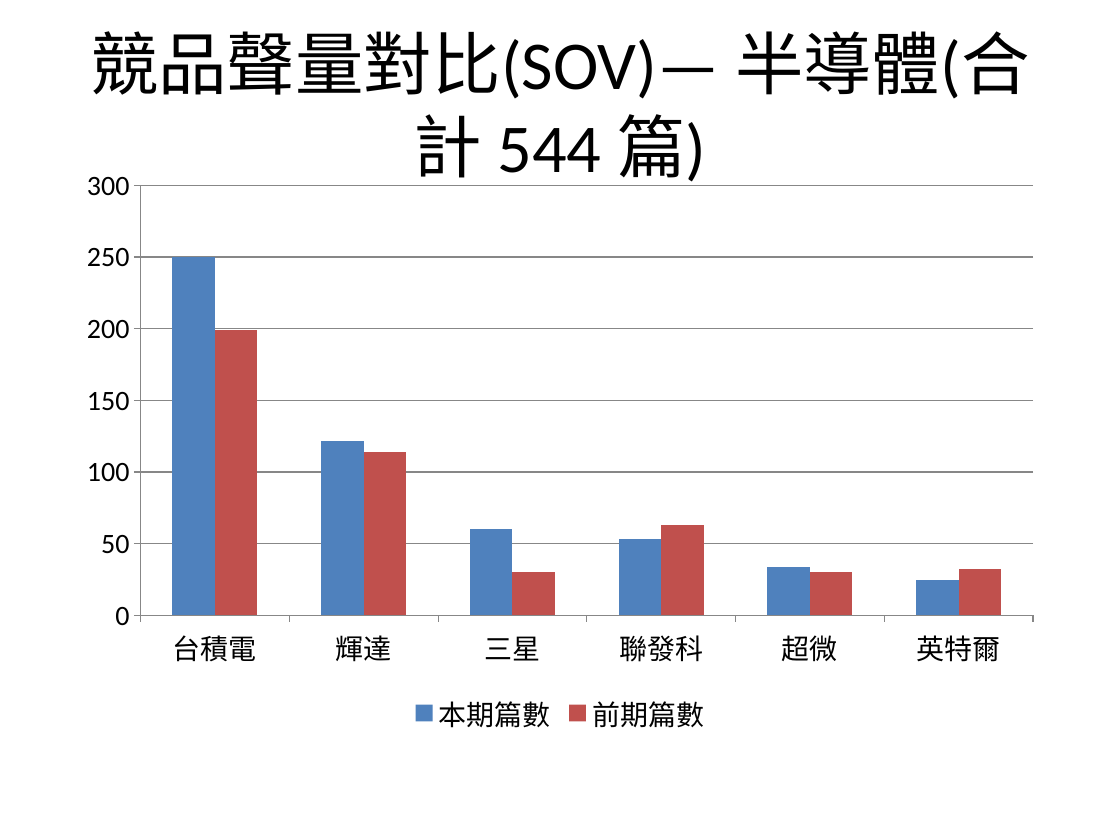
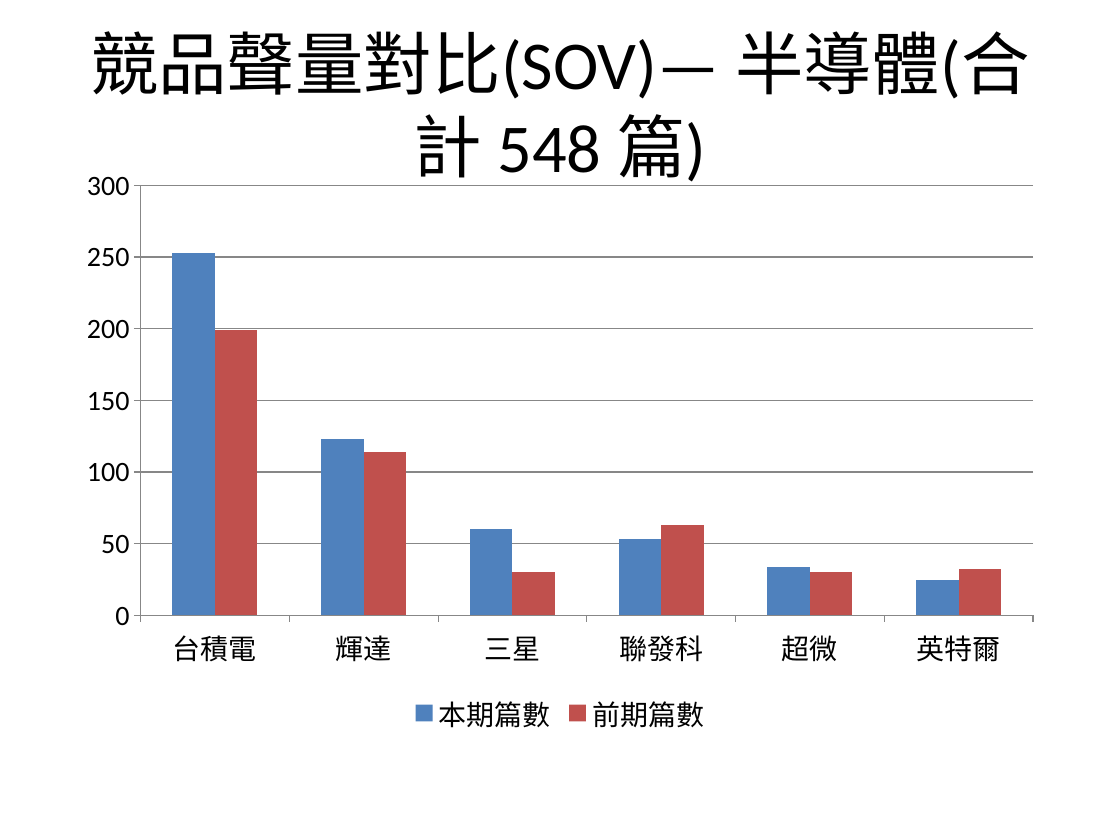
Before and after one commit to AndyChen825/industry-monitor, a slide deck: slide 5 of docs/reports/台灣產業趨勢監測週報_2026-09-28_2026-10-05.pptx. Drawn at 1120x840 pixels with LibreOffice and Linux fonts; fonts in the diff are those of the drawing. Boxes give left, top, right and bottom in pixels: in the first picture for what was removed or moved away, otherwise in the second. Text is boxed around its words. In the diff, an @@ line names an element or a change of style, - is before the commit and + after.

```diff
--- a/docs/reports/台灣產業趨勢監測週報_2026-09-28_2026-10-05.pptx
+++ b/docs/reports/台灣產業趨勢監測週報_2026-09-28_2026-10-05.pptx
@@ title at bbox=[90, 31, 1030, 186]: text changed @@
-競品聲量對比(SOV)— 半導體(合計 544 篇)
+競品聲量對比(SOV)— 半導體(合計 548 篇)
@@ column chart at bbox=[67, 157, 1053, 739] @@
@@ 本期篇數, 台積電: 250 to 253 @@
@@ 本期篇數, 輝達: 122 to 123 @@
```
Also in this commit, not shown: 3 other slides changed, 6 other files.
